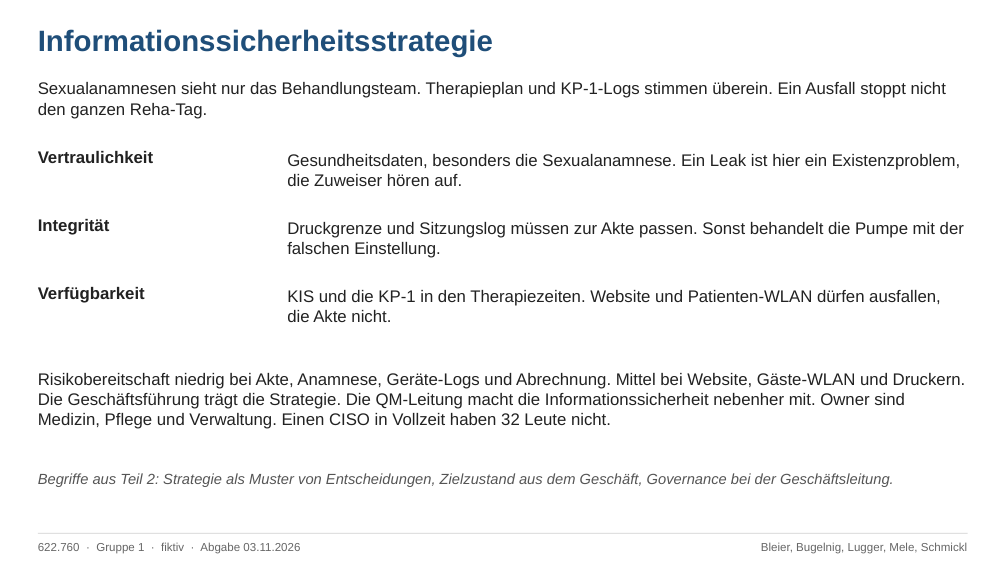
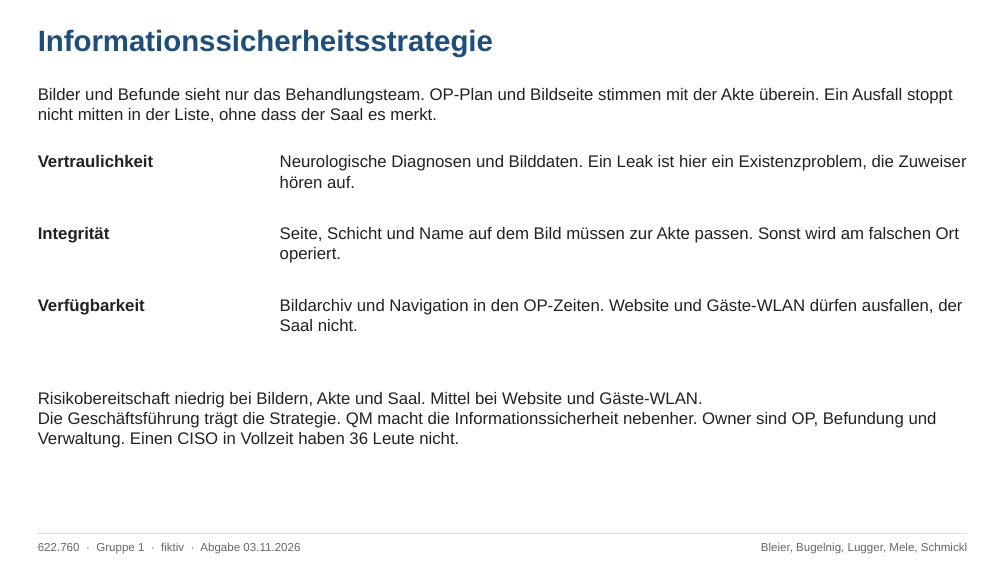
Before and after one commit to raphaelbleier/aau_26W_bleier, a slide deck: slide 3 of Informationssicherheitsmanagement/gruppenarbeit1/Gruppenarbeit1_Informationssicherheitsstrategie.pptx. Drawn at 1008x567 pixels with LibreOffice and Linux fonts; fonts in the diff are those of the drawing. Boxes give left, top, right and bottom in pixels: in the first picture for what was removed or moved away, otherwise in the second. Text is boxed around its words. In the diff, an @@ line names an element or a change of style, - is before the commit and + after.

```diff
--- a/Informationssicherheitsmanagement/gruppenarbeit1/Gruppenarbeit1_Informationssicherheitsstrategie.pptx
+++ b/Informationssicherheitsmanagement/gruppenarbeit1/Gruppenarbeit1_Informationssicherheitsstrategie.pptx
@@ text at bbox=[38, 88, 953, 122]: text changed @@
-Sexualanamnesen sieht nur das Behandlungsteam. Therapieplan und KP-1-Logs stimmen überein. Ein Ausfall stoppt nicht den ganzen Reha-Tag.
+Bilder und Befunde sieht nur das Behandlungsteam. OP-Plan und Bildseite stimmen mit der Akte überein. Ein Ausfall stoppt nicht mitten in der Liste, ohne dass der Saal es merkt.
@@ text at bbox=[280, 155, 967, 188]: text changed @@
-Gesundheitsdaten, besonders die Sexualanamnese. Ein Leak ist hier ein Existenzproblem, die Zuweiser hören auf.
+Neurologische Diagnosen und Bilddaten. Ein Leak ist hier ein Existenzproblem, die Zuweiser hören auf.
@@ text "Integrität": place and size @@
-text "Integrität" at bbox=[38, 219, 110, 235]
+text "Integrität" at bbox=[38, 227, 110, 243]
@@ vertical alignment middle to top in 6 elements at bbox=[38, 155, 153, 167], bbox=[38, 227, 110, 243], bbox=[38, 299, 145, 315], bbox=[280, 155, 967, 188], bbox=[280, 299, 962, 331], bbox=[280, 227, 959, 263] @@
@@ text at bbox=[280, 227, 959, 263]: text changed @@
-Druckgrenze und Sitzungslog müssen zur Akte passen. Sonst behandelt die Pumpe mit der falschen Einstellung.
+Seite, Schicht und Name auf dem Bild müssen zur Akte passen. Sonst wird am falschen Ort operiert.
@@ text "Verfügbarkeit": place and size @@
-text "Verfügbarkeit" at bbox=[38, 287, 145, 303]
+text "Verfügbarkeit" at bbox=[38, 299, 145, 315]
@@ text at bbox=[280, 299, 962, 331]: text changed @@
-KIS und die KP-1 in den Therapiezeiten. Website und Patienten-WLAN dürfen ausfallen, die Akte nicht.
+Bildarchiv und Navigation in den OP-Zeiten. Website und Gäste-WLAN dürfen ausfallen, der Saal nicht.
@@ text at bbox=[38, 392, 937, 448]: text changed @@
-Risikobereitschaft niedrig bei Akte, Anamnese, Geräte-Logs und Abrechnung. Mittel bei Website, Gäste-WLAN und Druckern.
-Die Geschäftsführung trägt die Strategie. Die QM-Leitung macht die Informationssicherheit nebenher mit. Owner sind Medizin, Pflege und Verwaltung. Einen CISO in Vollzeit haben 32 Leute nicht.
+Risikobereitschaft niedrig bei Bildern, Akte und Saal. Mittel bei Website und Gäste-WLAN.
+Die Geschäftsführung trägt die Strategie. QM macht die Informationssicherheit nebenher. Owner sind OP, Befundung und Verwaltung. Einen CISO in Vollzeit haben 36 Leute nicht.
@@ text removed at bbox=[38, 473, 894, 487] @@
-Begriffe aus Teil 2: Strategie als Muster von Entscheidungen, Zielzustand aus dem Geschäft, Governance bei der Geschäftsleitung.
```
Also in this commit, not shown: 3 other slides changed, 4 other files.
